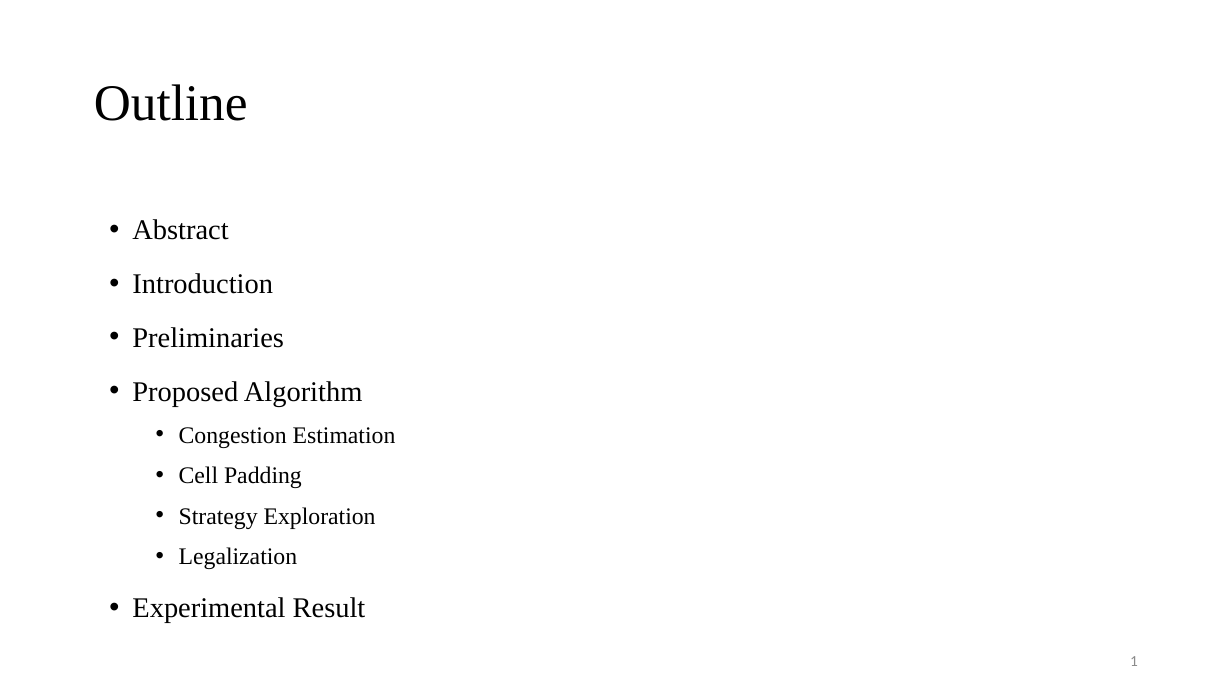
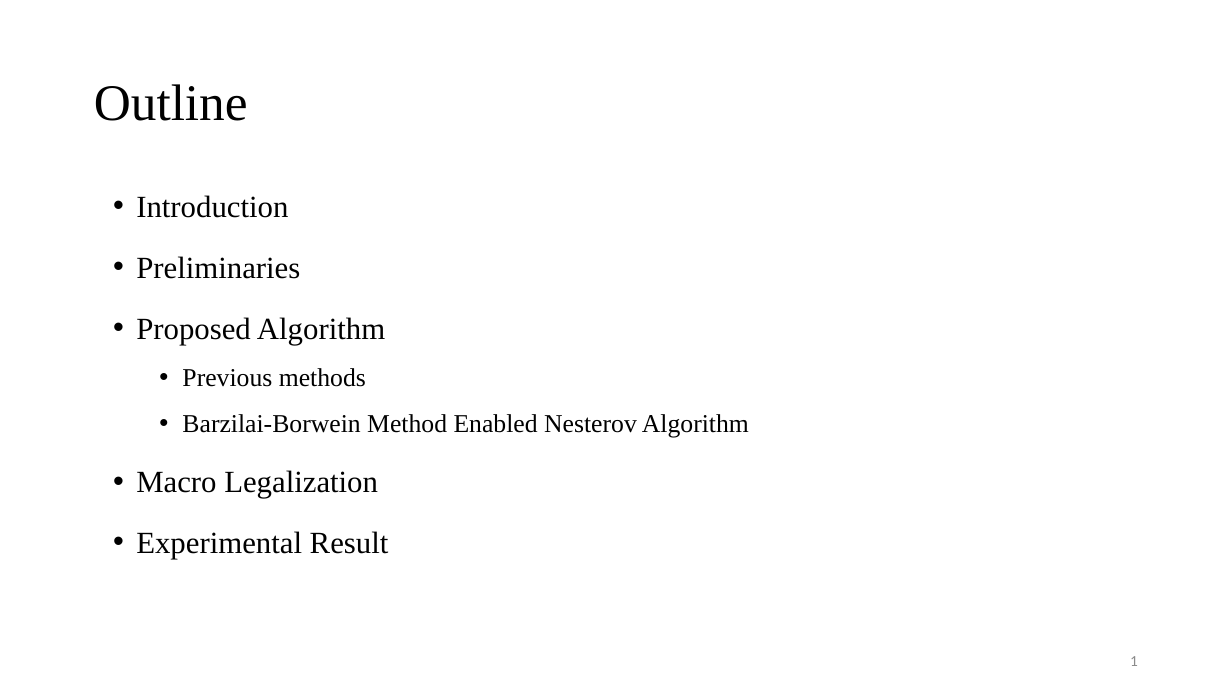
Before and after one commit to Pacific-Feng-Studuies/Studied-Papers, a slide deck: slide 2 of GM/Placement/Stronger Mixed-Size Placement Backbone Considering Second-Order Information/Stronger Mixed-Size Placement Backbone Considering Second-Order Information.pptx. Drawn at 1232x693 pixels with LibreOffice and Linux fonts; fonts in the diff are those of the drawing. Boxes give left, top, right and bottom in pixels: in the first picture for what was removed or moved away, otherwise in the second. Text is boxed around its words. In the diff, an @@ line names an element or a change of style, - is before the commit and + after.

```diff
--- a/GM/Placement/Stronger Mixed-Size Placement Backbone Considering Second-Order Information/Stronger Mixed-Size Placement Backbone Considering Second-Order Information.pptx
+++ b/GM/Placement/Stronger Mixed-Size Placement Backbone Considering Second-Order Information/Stronger Mixed-Size Placement Backbone Considering Second-Order Information.pptx
@@ text "Introduction": place and size @@
-text "Introduction" at box(132, 219, 396, 623)
+text "Introduction" at box(136, 195, 749, 559)
@@ text at box(136, 195, 389, 559): size 22.2 to 24 pt in "Introduction", "Preliminaries", "Proposed Algorithm", "Experimental Result"; line spacing 1.2 to 1.3 @@
@@ text at box(132, 219, 228, 240): paragraph removed @@
-• Abstract
@@ text at box(136, 368, 749, 498): text changed; size 18.5 to 20 pt @@
-  • Congestion Estimation
-  • Cell Padding
-  • Strategy Exploration
-  • Legalization
+  • Previous methods
+  • Barzilai-Borwein Method Enabled Nesterov Algorithm
+• Macro Legalization
```
Also in this commit, not shown: 4 other slides changed, 7 slides added.
